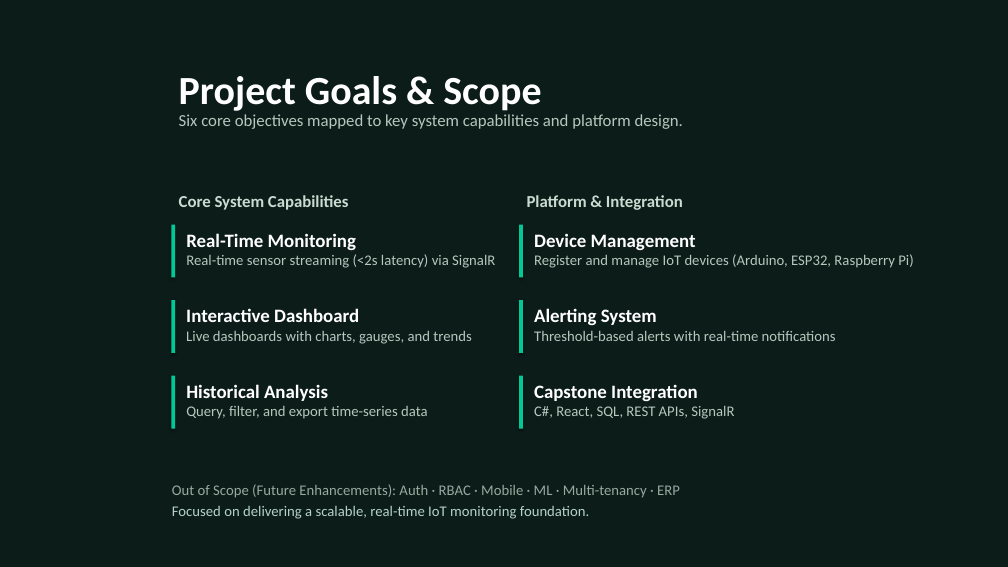
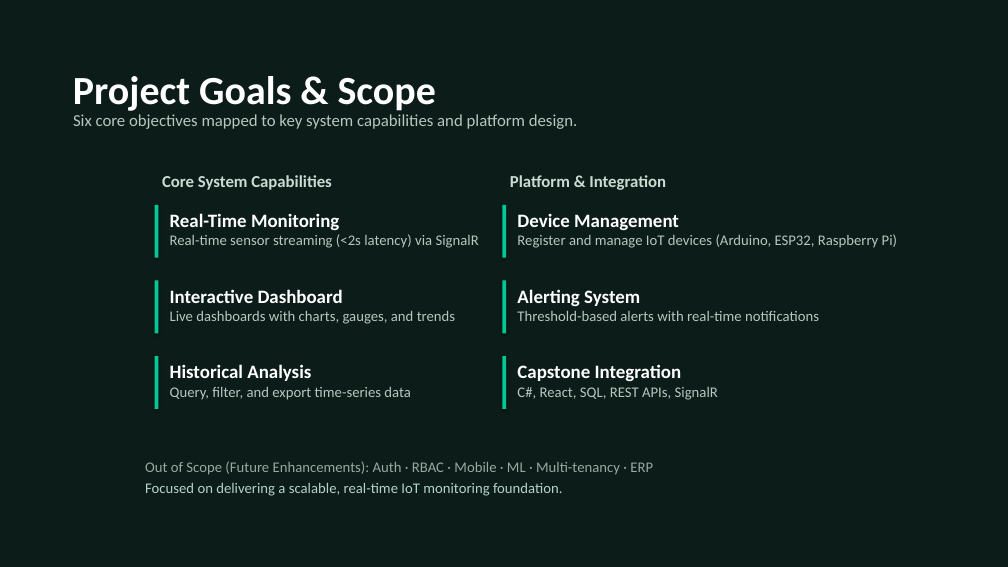
Before and after one commit to TranRTC/capstone_project, a slide deck: slide 4 of Capstone Project Presentation.pptx. Drawn at 1008x567 pixels with LibreOffice and Linux fonts; fonts in the diff are those of the drawing. Boxes give left, top, right and bottom in pixels: in the first picture for what was removed or moved away, otherwise in the second. Text is boxed around its words. In the diff, an @@ line names an element or a change of style, - is before the commit and + after.

```diff
--- a/Capstone Project Presentation.pptx
+++ b/Capstone Project Presentation.pptx
@@ text "Project Goals & Scope": place and size @@
-text "Project Goals & Scope" at [179,76,541,111]
+text "Project Goals & Scope" at [73,76,436,111]
@@ text "Six core objectives mapped to ...": place and size @@
-text "Six core objectives mapped to ..." at [179,114,683,129]
+text "Six core objectives mapped to ..." at [73,114,577,129]
@@ 8 texts, 6 rectangles: place and size @@
-8 texts, 6 rectangles at [171,195,913,429]
+8 texts, 6 rectangles at [154,175,897,409]
@@ text "Focused on delivering a scalable, ...": place and size @@
-text "Focused on delivering a scalable, ..." at [172,506,589,519]
+text "Focused on delivering a scalable, ..." at [145,483,562,496]
@@ text "Out of Scope (Future Enhancements): ...": place and size @@
-text "Out of Scope (Future Enhancements): ..." at [172,484,680,498]
+text "Out of Scope (Future Enhancements): ..." at [145,461,653,475]
```
Also in this commit, not shown: 11 other slides changed.
